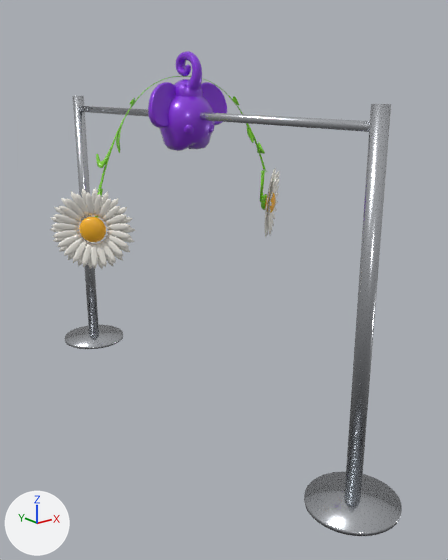
A saved change to the glTF model media/lph/lphanty-ar.glb.
Before and after are seen from a 50 mm lens placed at (-1.17, -1.66, 1.09), pointed at (0.06, -0.11, 0.47). Lighting does not change. The marker at lower left points along +X, +Y and +Z. The first picture is the older version. Where no turn or scale is listed for an object, it has been applied to the vertices.

Script lines for the objects in view, before the commit:
```python
ob_lphanty = bpy.data.objects.new('LPhanty', me_output_unwrapped)
ob_lphanty.location = (0.0, 0.0, 1.041)
ob_margarita_der = bpy.data.objects.new('Margarita_der', me_margarita_der)
ob_margarita_der.location = (0.357, -0.019, 0.684)
ob_margarita_izq = bpy.data.objects.new('Margarita_izq', me_margarita_izq)
ob_margarita_izq.location = (-0.357, -0.019, 0.684)
ob_output_unwrapped_003 = bpy.data.objects.new('output_unwrapped.003', me_output_unwrapped_003)
ob_output_unwrapped_003.location = (0.167, -0.007, 0.957)
ob_output_unwrapped_004 = bpy.data.objects.new('output_unwrapped.004', me_output_unwrapped_004)
ob_output_unwrapped_004.location = (-0.166, -0.007, 0.957)
ob_poste = bpy.data.objects.new('Poste', me_poste)
ob_poste.location = (0.0, -0.75, 0.525)
ob_tallo_der = bpy.data.objects.new('Tallo_der', me_tallo_der)
ob_tallo_der.location = (0.325, -0.001, 0.745)
ob_tallo_izq = bpy.data.objects.new('Tallo_izq', me_tallo_izq)
ob_tallo_izq.location = (-0.325, -0.001, 0.745)
# also in view: 'Base' at (0.0, -0.75, 0.01); 'Base.001' at (0.0, 0.75, 0.01); 'Cuerda' at (0.0, 0.0, 1.0); 'Poste.001' at (0.0, 0.75, 0.53)
```
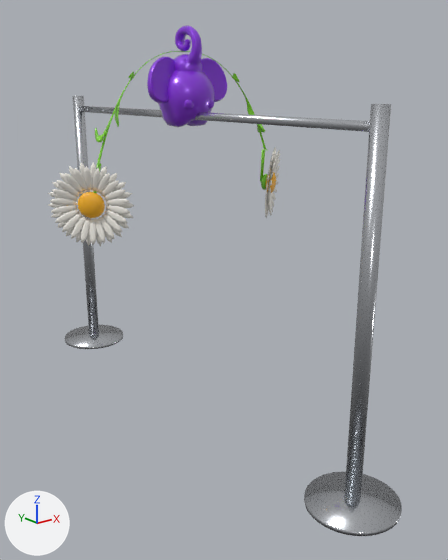
What differs and where, as boxes [x1, y1, x2, y2] in the pictures (448 x 560 px):
```json
{"object": "LPhanty", "change": "moved", "before": [148, 51, 227, 151], "after": [147, 25, 227, 127]}
{"object": "Margarita_izq", "change": "moved", "before": [50, 188, 135, 269], "after": [48, 162, 135, 246]}
{"object": "Margarita_der", "change": "moved", "before": [261, 169, 280, 237], "after": [261, 147, 280, 218]}
{"object": "output_unwrapped.004", "change": "moved", "before": [96, 76, 185, 191], "after": [95, 51, 184, 165]}
{"object": "output_unwrapped.003", "change": "moved", "before": [185, 76, 267, 172], "after": [184, 51, 268, 151]}
{"object": "Tallo_izq", "change": "moved", "before": [95, 188, 103, 218], "after": [93, 163, 101, 193]}
```

Scene script edits in JSON lines:
```json
{"op": "set", "path": "ob_margarita_der.location", "old": "(0.357, -0.019, 0.684)", "new": "(0.357, -0.019, 0.757)"}
{"op": "set", "path": "ob_tallo_der.location", "old": "(0.325, -0.001, 0.745)", "new": "(0.325, -0.001, 0.818)"}
{"op": "set", "path": "ob_margarita_izq.location", "old": "(-0.357, -0.019, 0.684)", "new": "(-0.357, -0.019, 0.757)"}
{"op": "set", "path": "ob_tallo_izq.location", "old": "(-0.325, -0.001, 0.745)", "new": "(-0.325, -0.001, 0.818)"}
{"op": "set", "path": "ob_lphanty.location", "old": "(0.0, 0.0, 1.041)", "new": "(0.0, 0.0, 1.114)"}
{"op": "set", "path": "ob_output_unwrapped_003.location", "old": "(0.167, -0.007, 0.957)", "new": "(0.167, -0.007, 1.03)"}
{"op": "set", "path": "ob_output_unwrapped_004.location", "old": "(-0.166, -0.007, 0.957)", "new": "(-0.166, -0.007, 1.03)"}
```
